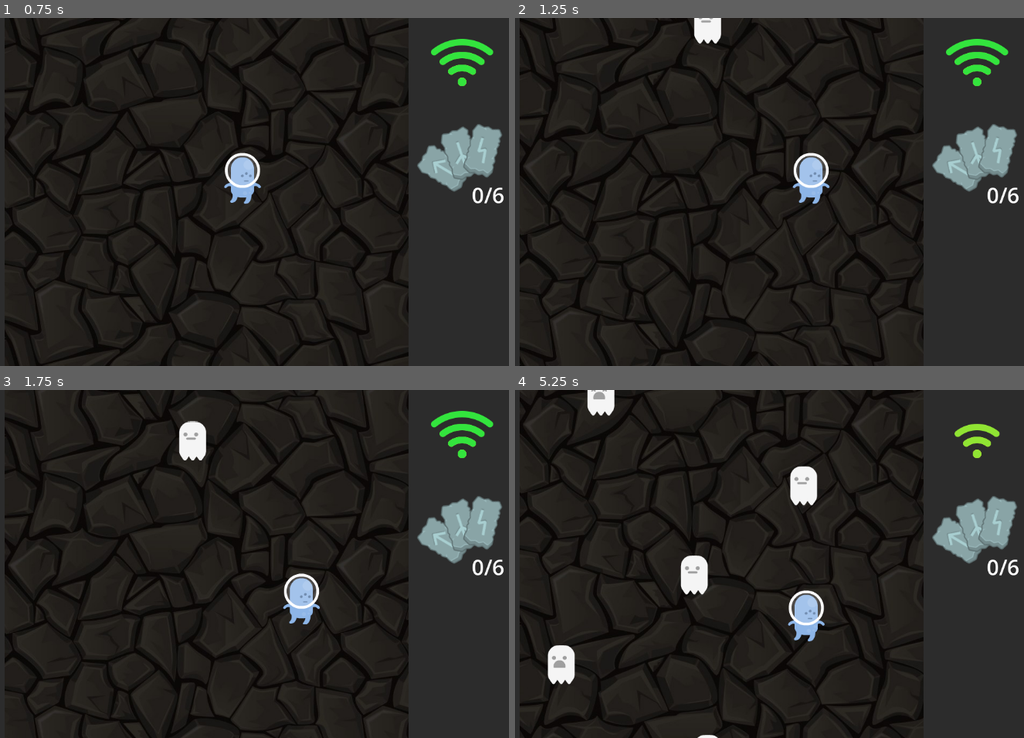
Above: before the commit, frames 1-4 (two rows, left to right).
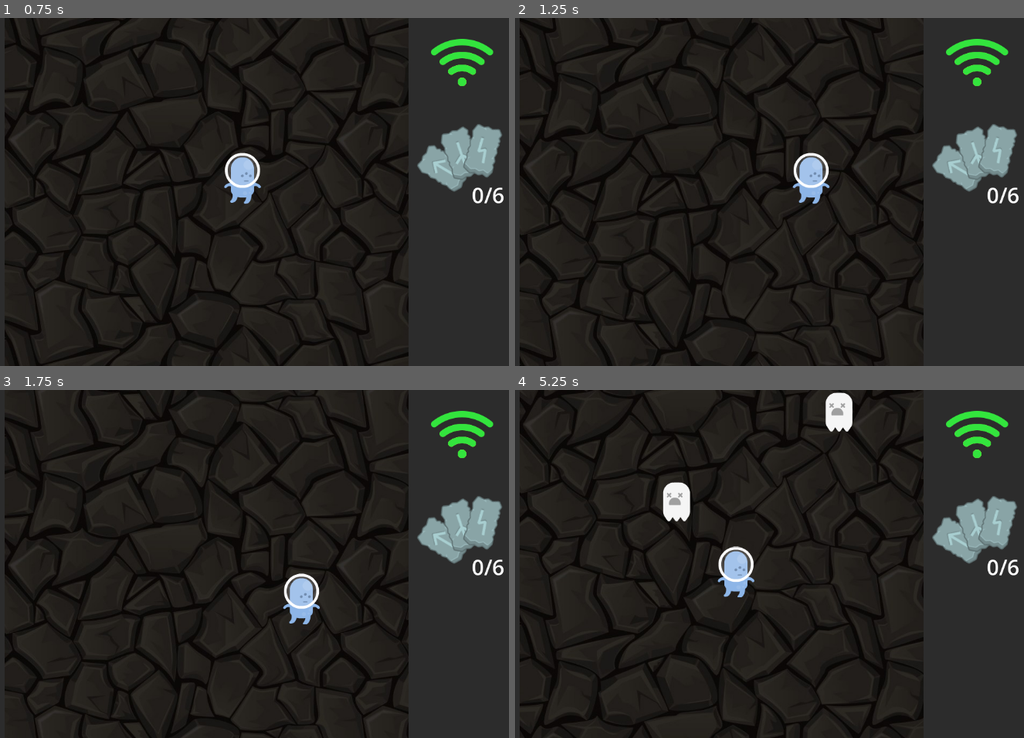
Above: after the commit, the same moments.

Repository: ManuelOteroFernandez/LudumDate55
Game: Godot game, scene res://game.tscn
The game is run twice, just before and just after one commit, with the same random seed, the same clock (stepped at 60 frames per second) and the same inputs. This scene is started directly instead of the project's main scene.
Inputs (mouse positions are in pixels of both pictures, inside the frame that each line leads up to):
- Up to frame 1 (0.75 s): move the mouse to (493, 195) at 0.52 s; hold Right (ui_right) from 0.53 s (still down)
- Up to frame 2 (1.25 s): keep holding Right (ui_right)
- Up to frame 3 (1.75 s): move the mouse to (81, 581) at 1.27 s; release Right (ui_right) at 1.28 s; hold Down (ui_down) from 1.28 s (still down)
- Up to frame 4 (5.25 s): move the mouse to (784, 487) at 2.02 s; release Down (ui_down) at 2.03 s; hold Right (ui_right) 2.03-2.78 s; move the mouse to (688, 633) at 2.77 s; hold Up (ui_up) 2.78-3.53 s; move the mouse to (906, 616) at 3.52 s; hold Left (ui_left) 3.53-5.03 s; move the mouse to (535, 511) at 4.27 s; move the mouse to (754, 564) at 5.02 s; hold Down (ui_down) from 5.03 s (still down)

Frame 1 is identical in both runs. In frame 2, 0.4% of the frame differs, in the area x 35-41%, y 0-8%; in frame 3, 0.5%; in frame 4, 5.3%, in the area x 6-97%, y 0-100%.

Commit message:
Big enemy

Diff:
--- a/ArrowMinigame/Arrow.gd
+++ b/ArrowMinigame/Arrow.gd
@@ -11,6 +11,9 @@
 	Global.DIRECTIONS.RIGHT:load('res://ArrowMinigame/steamdeck_dpad_right.png'),
 }
 var type:int = Global.DIRECTIONS.UP
+
+func set_position_x_spawn(limitX):
+	position = Vector2(randf_range(limitX.x,limitX.y), -30)
 
 func get_type():
 	return type
--- /dev/null
+++ b/Enemies/BigEnemy.tscn
@@ -0,0 +1,36 @@
+[gd_scene load_steps=5 format=3 uid="uid://cw3qysqifwjxy"]
+
+[ext_resource type="Script" path="res://Enemies/Enemy.gd" id="1_3nt5w"]
+[ext_resource type="Texture2D" uid="uid://coij33wkxgkt5" path="res://Enemies/spinner.png" id="2_dsj6s"]
+
+[sub_resource type="SpriteFrames" id="SpriteFrames_uw58f"]
+animations = [{
+"frames": [{
+"duration": 1.0,
+"texture": ExtResource("2_dsj6s")
+}],
+"loop": true,
+"name": &"default",
+"speed": 5.0
+}]
+
+[sub_resource type="CircleShape2D" id="CircleShape2D_n74ec"]
+radius = 103.817
+
+[node name="BigEnemy" type="CharacterBody2D"]
+motion_mode = 1
+wall_min_slide_angle = 0.0
+script = ExtResource("1_3nt5w")
+speed = 8000.0
+
+[node name="AnimatedSprite2D" type="AnimatedSprite2D" parent="."]
+sprite_frames = SubResource("SpriteFrames_uw58f")
+frame_progress = 0.871377
+
+[node name="CollisionShape2D" type="CollisionShape2D" parent="."]
+shape = SubResource("CircleShape2D_n74ec")
+
+[node name="VisibleOnScreenNotifier2D" type="VisibleOnScreenNotifier2D" parent="."]
+scale = Vector2(14, 14)
+
+[connection signal="screen_exited" from="VisibleOnScreenNotifier2D" to="." method="_on_visible_on_screen_notifier_2d_screen_exited"]
--- a/Enemies/Enemy.gd
+++ b/Enemies/Enemy.gd
@@ -1,21 +1,33 @@
 extends CharacterBody2D
 
-const SPEED = 10000.0
+@export var position_spawn_y = -500
+@export var speed = 10000.0
 var canHit = true
 
+
+func set_position_x_spawn(limitX):
+	position = Vector2(randf_range(limitX.x,limitX.y), position_spawn_y)
+
 func _ready():
-	$AnimatedSprite2D.frame = randi_range(0,2)
+	$AnimatedSprite2D.frame = randi_range(
+		0,
+		$AnimatedSprite2D.sprite_frames.get_frame_count(
+			$AnimatedSprite2D.animation
+		)
+	)
 
 func _physics_process(delta):
-	velocity.y = SPEED * delta
+	velocity.y = speed * delta
 	move_and_slide()
 	if get_slide_collision_count() > 0:
 		var collision = get_slide_collision(0)
-		velocity.x = collision.get_normal().x * SPEED * 2 * delta
+		velocity.x = collision.get_normal().x * speed * 2 * delta
 		var collider = collision.get_collider()
 		if canHit and collider.has_method("receive_damage"):
-			collider.receive_damage(collision.get_normal() * SPEED * 2 * delta * -1)
-			canHit = false
+			collider.receive_damage(collision.get_normal() * speed * 2 * delta * -1)
+
+			if collision.get_collider().is_in_group("player"):
+				canHit = false
 		else:
 			move_and_slide()
 
--- a/Generacion.gd
+++ b/Generacion.gd
@@ -1,8 +1,9 @@
 extends Node
 
 @export var sceneToSpawnList:Array[PackedScene]
+@export var lvl2SceneToSpawnList:Array[PackedScene]
+@export var lvl3SceneToSpawnList:Array[PackedScene]
 @export var limitX:Vector2 = Vector2(20,1000)
-@export var sceneToSpawnListLvl2:Array[PackedScene]
 @export var stopSpawnWhenPlayerIsTrapped:bool = true
 
 func _ready():
@@ -16,8 +17,10 @@
 			player.connect("on_liberate", _on_player_liberate)
 
 func _on_collect_rune():
-	if not sceneToSpawnListLvl2.is_empty() and Global.get_runes_collected() == 1:
-		sceneToSpawnList = sceneToSpawnListLvl2
+	if not lvl2SceneToSpawnList.is_empty() and Global.get_runes_collected() == 1:
+		sceneToSpawnList = lvl2SceneToSpawnList
+	elif not lvl3SceneToSpawnList.is_empty() and Global.get_runes_collected() == 3:
+		sceneToSpawnList = lvl3SceneToSpawnList
 		Global.disconnect("on_collect_rune",_on_collect_rune)
 
 func _on_player_trapped():
@@ -35,10 +38,10 @@
 	if (not sceneToSpawnList.is_empty()):
 		var sceneToSpawn = sceneToSpawnList.pick_random()
 		var nodeToSpawn = sceneToSpawn.instantiate()
-		if nodeToSpawn.has_method("set_limit_x"):
-			nodeToSpawn.set_limit_x(limitX)
+		if nodeToSpawn.has_method("set_position_x_spawn"):
+			nodeToSpawn.set_position_x_spawn(limitX)
 		else:
-			nodeToSpawn.position = Vector2(randf_range(limitX.x,limitX.y), -30)
+			nodeToSpawn.position = Vector2(randf_range(limitX.x,limitX.y), -500)
 		add_child(nodeToSpawn)
 
 		return nodeToSpawn
--- a/game.tscn
+++ b/game.tscn
@@ -6,6 +6,7 @@
 [ext_resource type="PackedScene" uid="uid://ddsx5qelrxq2b" path="res://Enemies/TrapperEnemy.tscn" id="4_2e0eq"]
 [ext_resource type="PackedScene" uid="uid://bd8lfbcypsas1" path="res://Runes/Rune.tscn" id="4_esok7"]
 [ext_resource type="PackedScene" uid="uid://dixt0qf3tubai" path="res://Character/Character.tscn" id="5_535aq"]
+[ext_resource type="PackedScene" uid="uid://cw3qysqifwjxy" path="res://Enemies/BigEnemy.tscn" id="5_daap6"]
 [ext_resource type="PackedScene" uid="uid://dks42so6tkkp4" path="res://UI/Controls/MoveTouchButtons.tscn" id="6_rpto6"]
 [ext_resource type="PackedScene" uid="uid://clqcbp23cleeg" path="res://ArrowMinigame/ArrawMinigame.tscn" id="8_netnm"]
 [ext_resource type="PackedScene" uid="uid://deqmvmu6gg0my" path="res://UI/life/Life.tscn" id="9_x82kn"]
@@ -22,8 +23,9 @@
 [node name="Generacion" type="Node" parent="."]
 script = ExtResource("2_wifv0")
 sceneToSpawnList = Array[PackedScene]([ExtResource("3_1dqjm")])
+lvl2SceneToSpawnList = Array[PackedScene]([ExtResource("3_1dqjm"), ExtResource("3_1dqjm"), ExtResource("3_1dqjm"), ExtResource("3_1dqjm"), ExtResource("3_1dqjm"), ExtResource("3_1dqjm"), ExtResource("3_1dqjm"), ExtResource("3_1dqjm"), ExtResource("3_1dqjm"), ExtResource("3_1dqjm"), ExtResource("3_1dqjm"), ExtResource("4_2e0eq")])
+lvl3SceneToSpawnList = Array[PackedScene]([ExtResource("5_daap6"), ExtResource("5_daap6"), ExtResource("5_daap6"), ExtResource("3_1dqjm"), ExtResource("3_1dqjm"), ExtResource("3_1dqjm"), ExtResource("3_1dqjm"), ExtResource("3_1dqjm"), ExtResource("3_1dqjm"), ExtResource("3_1dqjm"), ExtResource("3_1dqjm"), ExtResource("4_2e0eq")])
 limitX = Vector2(230, 925)
-sceneToSpawnListLvl2 = Array[PackedScene]([ExtResource("3_1dqjm"), ExtResource("3_1dqjm"), ExtResource("4_2e0eq"), ExtResource("3_1dqjm"), ExtResource("3_1dqjm"), ExtResource("3_1dqjm"), ExtResource("3_1dqjm"), ExtResource("3_1dqjm"), ExtResource("3_1dqjm"), ExtResource("3_1dqjm"), ExtResource("3_1dqjm")])
 
 [node name="Timer" type="Timer" parent="Generacion"]
 autostart = true
Binary file added: Enemies/spinner.png
Not shown, added: Enemies/spinner.png.import
Not shown: 1 places in game.tscn that only renumber resources
